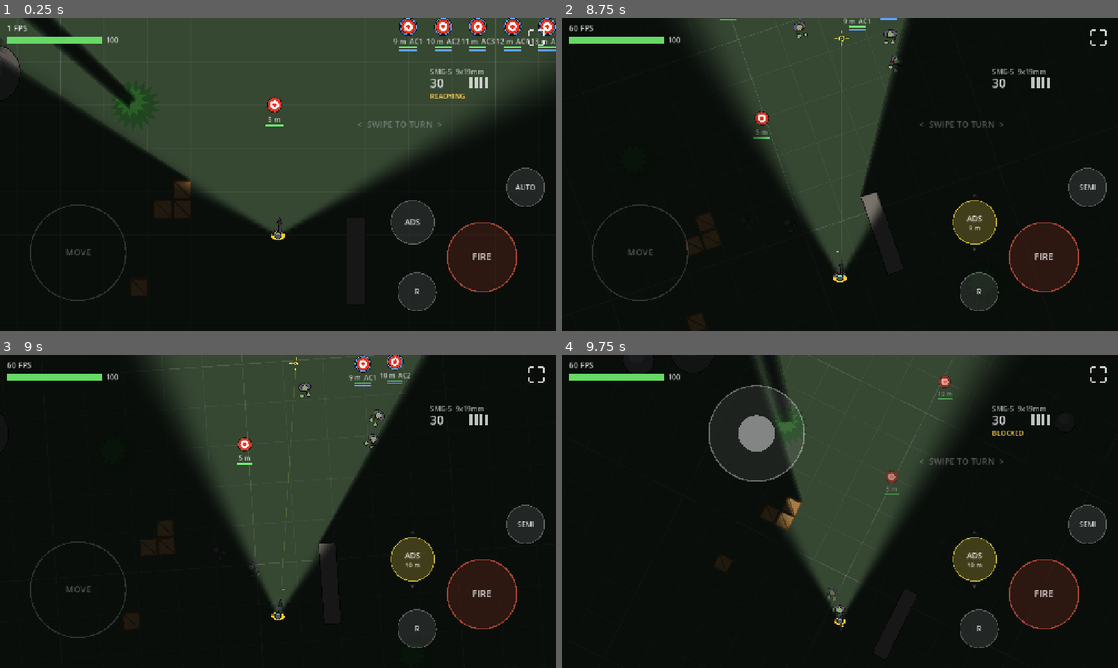
Above: before the commit, frames 1-4 (two rows, left to right).
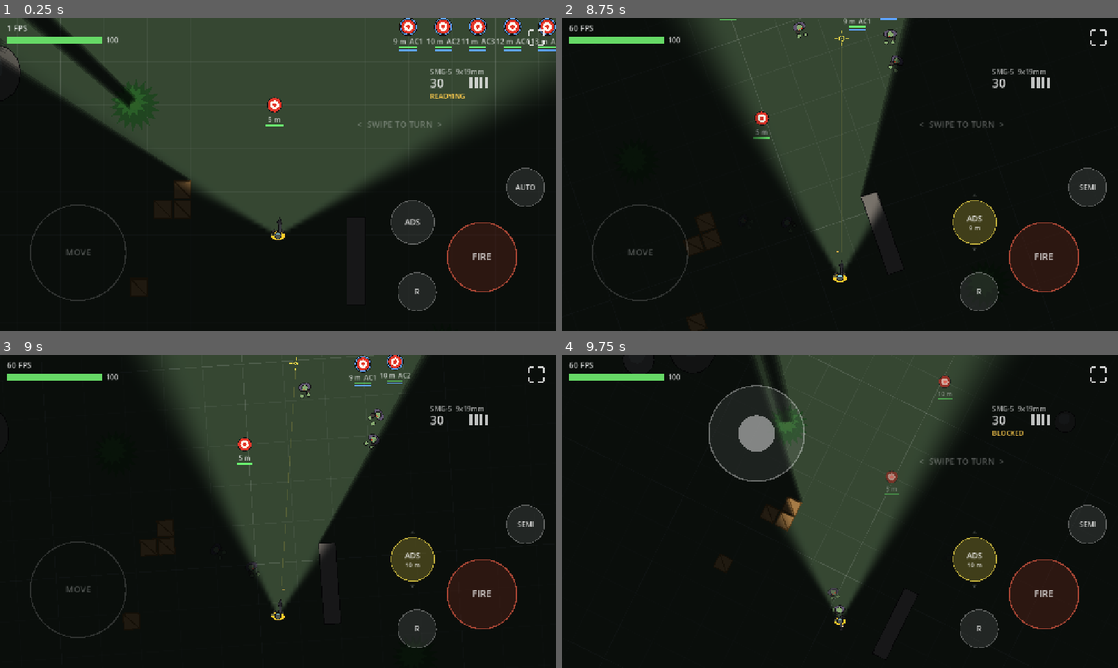
Above: after the commit, the same moments.

Repository: jklrjklr/zhukov
Game: Godot game, scene res://scenes/main.tscn
Two runs of this game, one before a commit and one after it. Both use one fixed random seed, a clock stepped at 60 frames per second and the inputs below.
Inputs (mouse positions are in pixels of both pictures, inside the frame that each line leads up to):
- Up to frame 1 (0.25 s): no input
- Up to frame 2 (8.75 s): tap Enter at 0.5 s; move the mouse to (812, 237) at 0.52 s; hold W 0.53-1.25 s; hold E 0.53-1.25 s; click (812, 237) at 0.67 s; tap Space at 0.77, 3.77, 6.77 s; drag from (1006, 221) to (812, 237) at 1.27 s; move the mouse to (673, 127) at 2.02 s; hold A 2.03-2.75 s; tap R at 2.1 s; drag from (867, 174) to (673, 127) at 2.77 s; move the mouse to (756, 96) at 3.52 s; hold S 3.53-4.25 s; tap F at 3.6 s; drag from (962, 158) to (756, 96) at 4.27 s; move the mouse to (728, 190) at 5.02 s; hold W 5.03-5.75 s; tap X at 5.1 s; click (728, 190) at 5.17 s; drag from (895, 105) to (728, 190) at 5.77 s; move the mouse to (812, 237) at 6.52 s; hold D 6.53-7.25 s; hold Q 6.53-7.25 s; drag from (1006, 221) to (812, 237) at 7.27 s; move the mouse to (673, 127) at 8.02 s; hold S from 8.03 s (still down); tap B at 8.1 s
- Up to frame 3 (9 s): release S at 8.75 s; drag from (305, 511) to (111, 464) at 8.77 s
- Up to frame 4 (9.75 s): move the mouse to (756, 433) at 9.52 s; hold W from 9.53 s (still down); tap Z at 9.6 s; click (756, 433) at 9.67 s

Frames 1-2 are identical in both runs. In frame 3, less than 0.1% of the frame differs, in the area x 66-70%, y 17-24%; in frame 4, less than 0.1%.

Commit message:
Zombie steering: commit to one side when detouring around obstacles
Co-Authored-By: Claude Opus 5.5 <noreply@anthropic.com>
Claude-Session: https://claude.ai/code/session_01CuvFDQ8S82ziWJ7Azt1Yc4

Diff:
--- a/scripts/zombie.gd
+++ b/scripts/zombie.gd
@@ -5,7 +5,9 @@
 ## - Runs at the player when seen; goes to the last known spot when sight is lost.
 ## - Gunshots within the weapon's noise radius make it investigate.
 ## - Steers around anything in the way (rocks, props, other zombies) with context
-##   steering: rays in RAYS directions score "towards goal" minus "blocked".
+##   steering: rays in RAYS directions score "towards goal" minus "blocked". When the
+##   direct way is blocked it commits to one side for a while, so it walks around
+##   walls instead of dithering in front of them.
 ## - In reach: winds up and swings an arm; damage lands if the player is still there.
 
 enum State { WANDER, CHASE, SEARCH, ATTACK, DEAD }
@@ -46,6 +48,9 @@
 var _cooldown := 0.0
 var _stagger := 0.0
 var _steer := Vector2.UP
+## -1/+1 while detouring around something (which side), 0 when not.
+var _detour := 0
+var _detour_time := 0.0
 var _tick := 0
 var _walk_phase := 0.0
 var _dead_t := 0.0
@@ -198,8 +203,8 @@
 	var exclude := [get_rid()]
 	if state == State.CHASE and _player:
 		exclude.append(_player.get_rid())
-	var best := desired
-	var best_score := -INF
+	var dirs: Array[Vector2] = []
+	var dangers: Array[float] = []
 	for i in RAYS:
 		var d := Vector2.from_angle(TAU * i / RAYS)
 		var q := PhysicsRayQueryParameters2D.create(global_position, global_position + d * (RADIUS + FEELER))
@@ -209,12 +214,48 @@
 		if not hit.is_empty():
 			var free_px := global_position.distance_to(hit.position) - RADIUS
 			danger = 1.0 - clampf(free_px / FEELER, 0.0, 1.0)
+		dirs.append(d)
+		dangers.append(danger)
+
+	# Direct way blocked? Commit to the freer side until clear (or timeout).
+	var ahead := _danger_toward(desired, dirs, dangers)
+	_detour_time -= 0.05
+	if ahead > 0.4:
+		if _detour == 0:
+			var left := _danger_toward(desired.rotated(-PI / 2.0), dirs, dangers)
+			var right := _danger_toward(desired.rotated(PI / 2.0), dirs, dangers)
+			_detour = -1 if left < right or (left == right and randf() < 0.5) else 1
+			_detour_time = 3.0
+	elif _detour_time < 2.5:
+		_detour = 0
+	if _detour_time <= 0.0:
+		_detour = 0
+	var side := desired.rotated(_detour * PI / 2.0)
+
+	var best := desired
+	var best_score := -INF
+	for i in RAYS:
+		var d := dirs[i]
 		# Slight preference to keep the current heading (less jitter).
-		var score := d.dot(desired) + 0.25 * d.dot(_steer) - danger * 2.0
+		var score := d.dot(desired) + 0.25 * d.dot(_steer) - dangers[i] * 2.0
+		if _detour != 0:
+			score += 0.7 * d.dot(side)
 		if score > best_score:
 			best_score = score
 			best = d
 	return best
+
+
+## Danger of the ray closest to direction d.
+func _danger_toward(d: Vector2, dirs: Array[Vector2], dangers: Array[float]) -> float:
+	var best_i := 0
+	var best_dot := -2.0
+	for i in dirs.size():
+		var dd := dirs[i].dot(d)
+		if dd > best_dot:
+			best_dot = dd
+			best_i = i
+	return dangers[best_i]
 
 
 func _new_wander() -> void:
